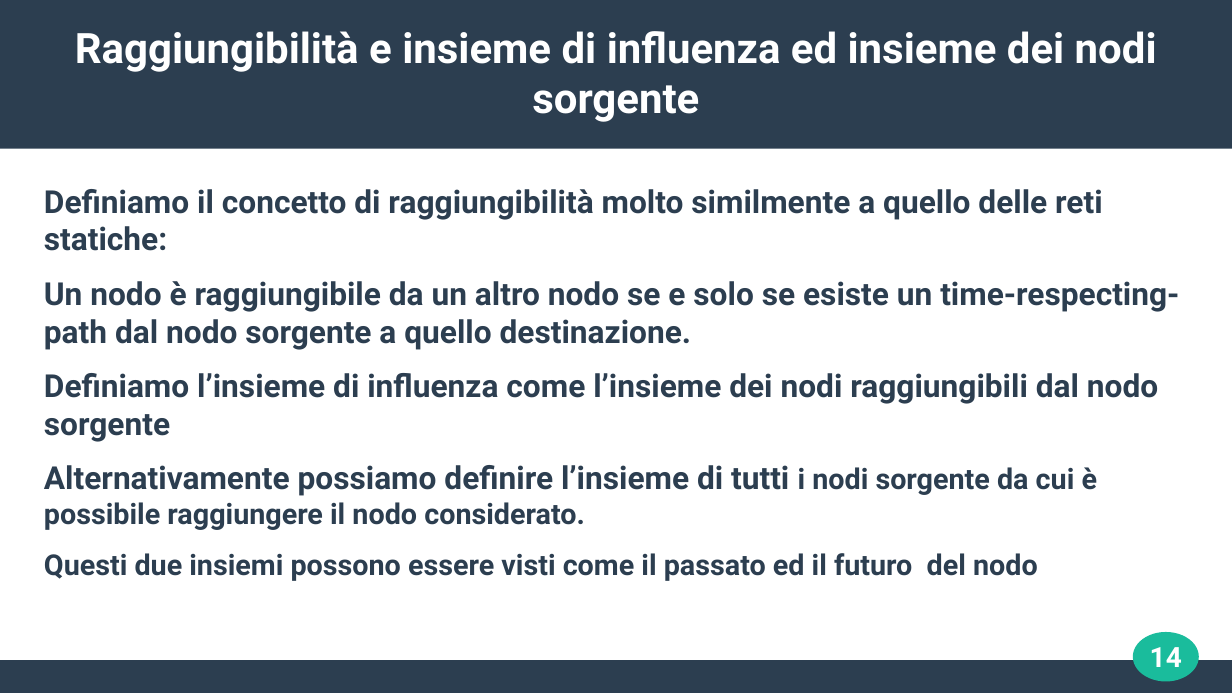
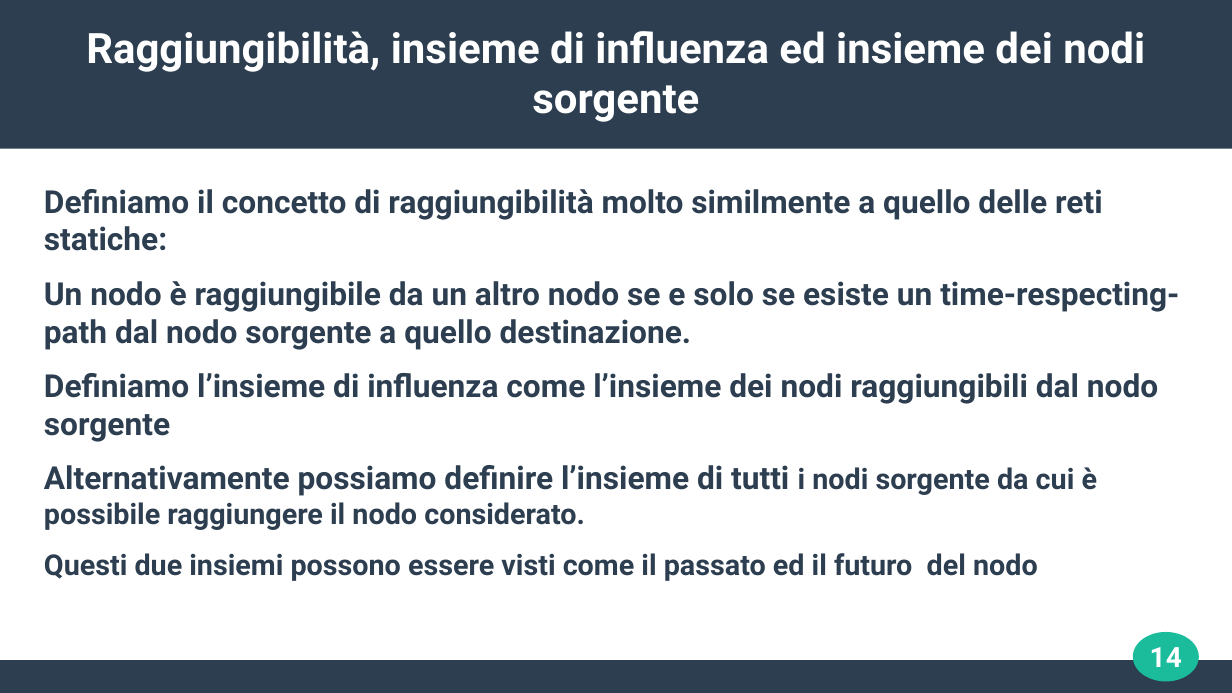
Before and after one commit to josura/appunti_e_cose_condivise, a slide deck: slide 14 of Data_mining/seminario/seminario_TemporalNetwork-GL.odp. Drawn at 1232x693 pixels with LibreOffice and Linux fonts; fonts in the diff are those of the drawing. Boxes give left, top, right and bottom in pixels: in the first picture for what was removed or moved away, otherwise in the second. Text is boxed around its words. In the diff, an @@ line names an element or a change of style, - is before the commit and + after.

```diff
--- a/Data_mining/seminario/seminario_TemporalNetwork-GL.odp
+++ b/Data_mining/seminario/seminario_TemporalNetwork-GL.odp
@@ title at box(86, 31, 1145, 122): text changed @@
-Raggiungibilità e insieme di influenza ed insieme dei nodi sorgente
+Raggiungibilità, insieme di influenza ed insieme dei nodi sorgente
```
Also in this commit, not shown: 6 other slides changed, 24 slides added, 1 other file.
